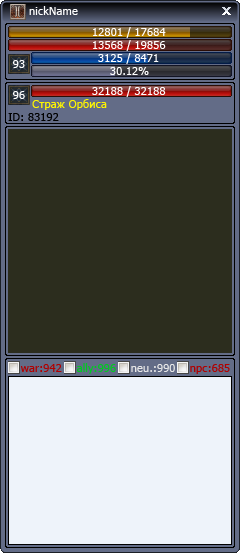
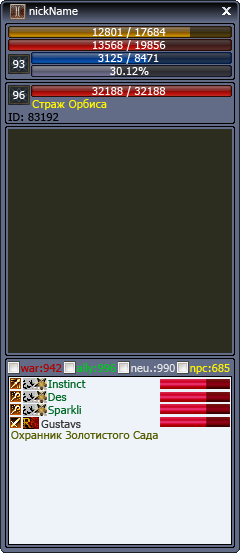
Comparing the layer stacks of the two w=240, h=553 images. Changes:
painted on "npc:685" over <box>190,364,230,374</box>
added group "Small HP bar" with 2 layers above "Objects list" over <box>160,383,189,387</box>
added group "Objects list" with 17 layers above "Main" over <box>10,378,230,441</box>
added layer "Layer 22 copy 3" in group "Objects list" over <box>160,417,230,427</box>
added layer "Layer 22 copy 2" in group "Objects list" over <box>160,404,230,414</box>
added layer "Layer 22 copy" in group "Objects list" over <box>160,392,230,402</box>
added layer "Layer 22" in group "Objects list" over <box>160,379,230,389</box>
added layer "Layer 12" in group "Objects list" over <box>23,417,39,429</box>
added layer "Layer 11" in group "Objects list" over <box>23,404,47,416</box>
added layer "Layer 10" in group "Objects list" over <box>23,391,47,403</box>
added layer "Layer 9" in group "Objects list" over <box>23,378,47,390</box>
added layer "Охранник Золотистого Сада" in group "Objects list" over <box>11,431,158,441</box>
added layer "Gustavs" in group "Objects list" over <box>41,420,81,428</box>
added layer "Layer 6" in group "Objects list" over <box>10,417,21,428</box>
added layer "Instinct" in group "Objects list" over <box>48,380,86,388</box>
added layer "Sparkli" in group "Objects list" over <box>48,405,81,416</box>
added layer "Layer 5" in group "Objects list" over <box>10,404,21,415</box>
added layer "Des" in group "Objects list" over <box>48,393,67,401</box>
added layer "Layer 4" in group "Objects list" over <box>10,391,21,402</box>
added layer "Layer 3" in group "Objects list" over <box>10,378,21,389</box>
